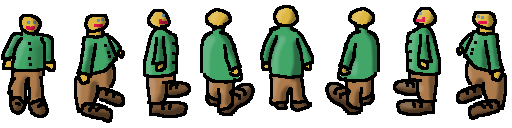
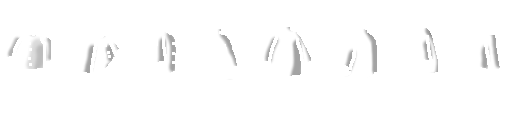
Revision of a layered w=512, h=128 image; what changed, layer by layer:
added layer "Shirt shadows" above "Shirts" over [5, 27, 500, 80]
added layer "Shirts" above "Shadows" over [5, 27, 500, 80]
hid "Shadows" over [5, 8, 504, 119]
hid "Guys" over [1, 5, 507, 123]
